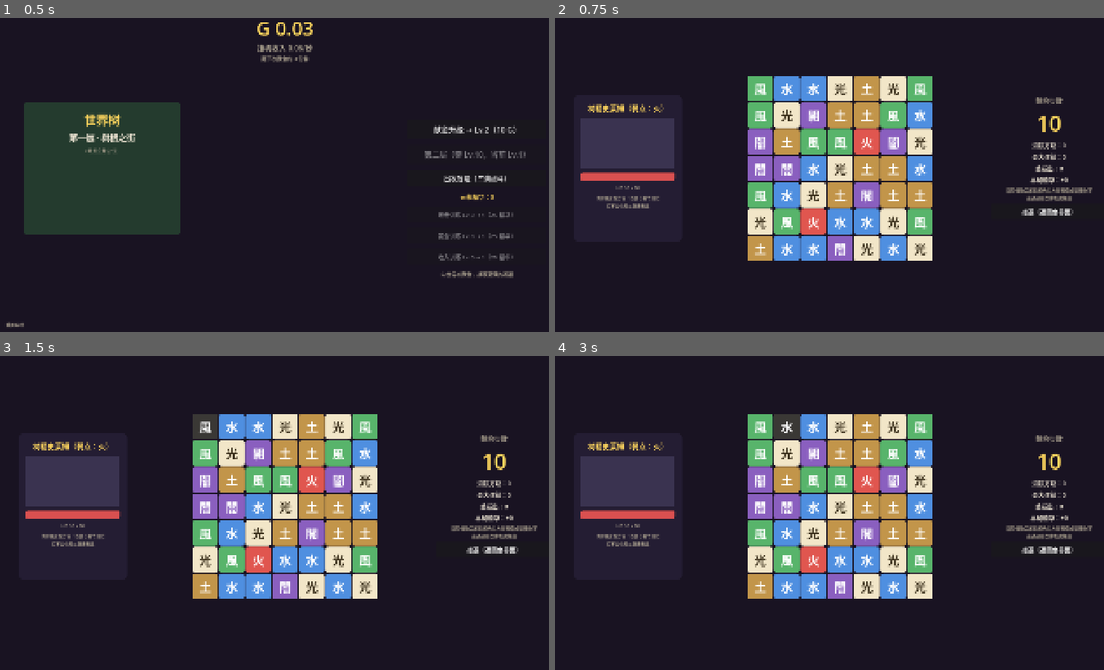
Above: before the commit, frames 1-4 (two rows, left to right).
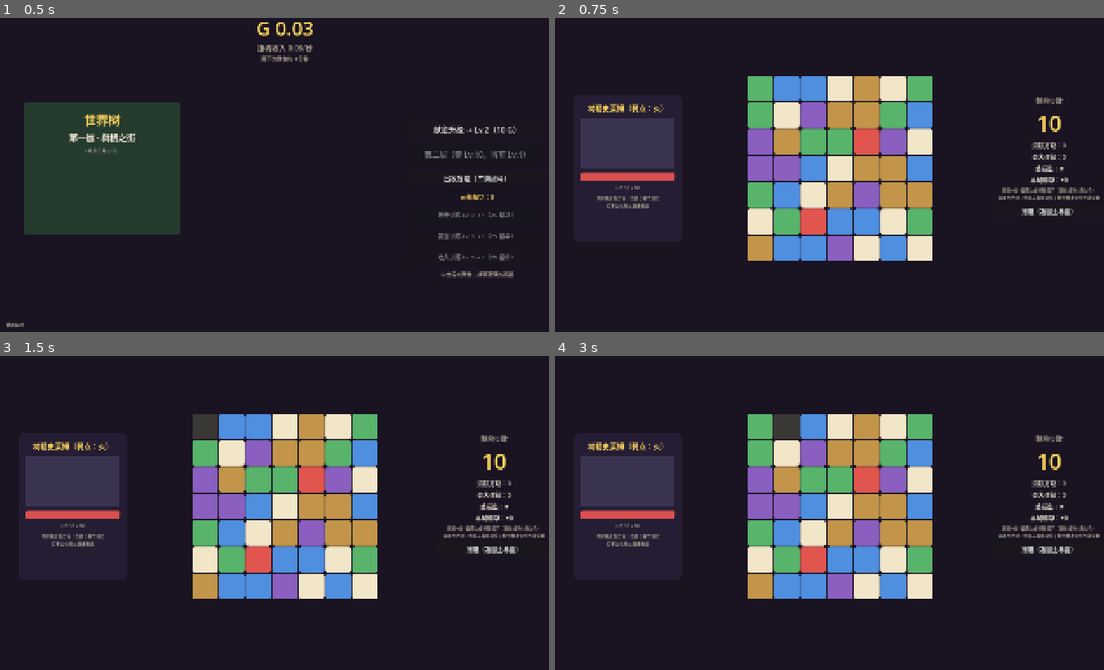
Above: after the commit, the same moments.

Repository: MengUkal/--Idle-simulation-management-self-test
Game: Godot game, scene res://scenes/main/main.tscn
Same seed, same stepped clock (60 frames per second), same inputs: the game is played once before the commit and once after it.
Inputs (mouse positions are in pixels of both pictures, inside the frame that each line leads up to):
- Up to frame 1 (0.5 s): no input
- Up to frame 2 (0.75 s): click "出发冒险（三消战斗）" at 0.5 s
- Up to frame 3 (1.5 s): click (203, 425) at 1.25 s, where only the run before the commit has a clickable "風"
- Up to frame 4 (3 s): click (758, 425) at 2.02 s; click (785, 425) at 2.75 s, where only the run before the commit has a clickable "水"

Frame 1 is identical in both runs. In frame 2, 3.0% of the frame differs, in the area x 36-100%, y 20-76%; in frame 3, 3.0%; in frame 4, 3.0%.

Commit message:
feat(M2.7): special tiles - full Anipop-style set (approved option B)
- board data now carries element + special type (line_h/line_v/bomb/bird per tile)
- shape detection: 4-run=line, L/T=bomb, 5-run=magic bird (bird unmatchable, swap-only)
- activation + chain propagation queue (specials detonate when swept)
- all 6 combos: line+line cross, line+bomb 3rows/3cols, bomb+bomb 5x5,
  bird+line/bird+bomb board-wide transforms, bird+bird board wipe
- battle UI: special markers on tiles (arrow/bomb glyphs, golden bird), hint updated
- match3_test +10 special cases (shapes, activation, combos, chain) all green
- sim AI special-aware; one soft flag (floor2 kill 55% vs AI approx, human play expected higher)
- self-count fix: detonating special tile itself now counted as cleared (was undercounting damage)

Diff:
--- a/scenes/battle/battle.gd
+++ b/scenes/battle/battle.gd
@@ -43,6 +43,7 @@
 var _retreat_confirm: Control
 var _toast: Label
 var _toast_tween: Tween
+var _bird_sb: StyleBoxFlat
 
 
 func _process(delta: float) -> void:
@@ -167,7 +168,7 @@
 	_stat_chain = _make_label(box, "", 20)
 	_stat_damage = _make_label(box, "", 20)
 	_stat_ep = _make_label(box, "", 20)
-	var hint := _make_label(box, "消除怪物弱属性颜色的方块可造成双倍伤害\n连锁越高伤害加成越高", 15, COL_DIM)
+	var hint := _make_label(box, "四连/L形/五连生成特殊棋子（直线/爆炸/魔力鸟）\n弱属性方块：伤害与精华双倍；特效被波及会连锁引爆", 14, COL_DIM)
 	hint.autowrap_mode = TextServer.AUTOWRAP_WORD_SMART
 	var retreat := Button.new()
 	retreat.text = "撤退（返回主界面）"
@@ -347,10 +348,43 @@
 		for c in Balance.BOARD_SIZE:
 			var b: Button = tiles[r][c]
 			var v: int = board.grid[r][c]
-			b.text = Balance.ELEMENT_NAMES[v]
-			b.add_theme_stylebox_override("normal", _tile_style(v))
-			b.add_theme_color_override("font_color", Balance.ELEMENT_TEXT_COLORS[v])
-			b.modulate = Color(1.4, 1.4, 1.15) if selected == Vector2i(c, r) else Color.WHITE
+			var sp: int = board.special_at(r, c)
+			var text: String
+			var col: Color
+			if sp == Match3Board.SPECIAL_BIRD or v == Match3Board.BIRD_ELEM:
+				text = "神鸟"
+				col = COL_GOLD
+				b.add_theme_stylebox_override("normal", _bird_style())
+				b.add_theme_font_size_override("font_size", 26)
+			else:
+				text = Balance.ELEMENT_NAMES[v]
+				col = Balance.ELEMENT_TEXT_COLORS[v]
+				match sp:
+					Match3Board.SPECIAL_LINE_H:
+						text += "↔"
+					Match3Board.SPECIAL_LINE_V:
+						text += "↕"
+					Match3Board.SPECIAL_BOMB:
+						text += "◎"
+				b.add_theme_stylebox_override("normal", _tile_style(v))
+				b.add_theme_font_size_override("font_size", 30 if sp != Match3Board.SPECIAL_NONE else 40)
+			b.add_theme_color_override("font_color", col)
+			if selected == Vector2i(c, r):
+				b.modulate = Color(1.4, 1.4, 1.15)
+			elif sp != Match3Board.SPECIAL_NONE:
+				b.modulate = Color(1.25, 1.25, 0.9)
+			else:
+				b.modulate = Color.WHITE
+
+
+func _bird_style() -> StyleBoxFlat:
+	if _bird_sb == null:
+		_bird_sb = StyleBoxFlat.new()
+		_bird_sb.bg_color = Color("3a2f55")
+		_bird_sb.set_corner_radius_all(10)
+		_bird_sb.border_color = COL_GOLD
+		_bird_sb.set_border_width_all(3)
+	return _bird_sb
 
 
 func _refresh_hud() -> void:
--- a/scripts/match3/match3_board.gd
+++ b/scripts/match3/match3_board.gd
@@ -1,13 +1,27 @@
 class_name Match3Board
 ## 纯逻辑三消棋盘：不依赖任何 Godot 节点/自动加载单例，便于无头测试。
 ## 坐标约定：Vector2i(x=列, y=行)；grid[行][列]；行 0 为最上行，行 size-1 为最下行。
-## 值 = 元素索引 0..kinds-1，EMPTY = -1（正在消除/下落中）。
+##
+## 特殊棋子（参考开心消消乐，2026-10-09 拍板全套实装，规则有简化）：
+##   直线(4连)——横4连生成 LINE_H 清本行，竖4连生成 LINE_V 清本列（简化：不随交换方向变化）
+##   爆炸(L/T 形)——清自身周围 3×3
+##   魔力鸟(5连直线)——与任意普通块交换 → 清全场该颜色；被其他消除波及则白白消失
+##   组合技：交换两颗特效时触发（见 _resolve_combo）
+## 简化项：直线方向不随交换方向变化；重洗兜底会丢失特效（罕见）。
 
 const EMPTY := -1
+const BIRD_ELEM := -2            # grid 值：魔力鸟（不可被颜色匹配）
+
+const SPECIAL_NONE := 0
+const SPECIAL_LINE_H := 1        # 清整行
+const SPECIAL_LINE_V := 2        # 清整列
+const SPECIAL_BOMB := 3          # 清 3×3
+const SPECIAL_BIRD := 4          # 魔力鸟
 
 var size := 7
 var kinds := 6
-var grid: Array = []
+var grid: Array = []             # grid[行][列] = 元素 0..kinds-1；EMPTY=-1；魔力鸟=BIRD_ELEM
+var specials: Array = []         # specials[行][列] = SPECIAL_*（与 grid 平行）
 var rng := RandomNumberGenerator.new()
 
 
@@ -17,13 +31,17 @@
 	rng.randomize()
 
 
-## 随机生成开局棋盘，保证没有现成三连。
+## 随机生成开局棋盘（全普通棋子，无现成三连）。
 func setup() -> void:
 	grid.clear()
+	specials.clear()
 	for r in size:
 		var row := []
+		var srow := []
 		row.resize(size)
+		srow.resize(size)
 		grid.append(row)
+		specials.append(srow)
 		for c in size:
 			var v := rng.randi_range(0, kinds - 1)
 			var guard := 0
@@ -31,41 +49,34 @@
 				v = rng.randi_range(0, kinds - 1)
 				guard += 1
 			row[c] = v
+			srow[c] = SPECIAL_NONE
 
 
 static func are_adjacent(a: Vector2i, b: Vector2i) -> bool:
 	return absi(a.x - b.x) + absi(a.y - b.y) == 1
 
 
-## 试图交换两格：
-## - 不相邻，或交换后无消除 → 自动还原，返回 {"ok": false}
-## - 有效 → 完成全部消除+重力+补牌（含连锁），返回战报 {"ok", "cleared", "chains", "cleared_per_chain"}
-func try_swap(a: Vector2i, b: Vector2i) -> Dictionary:
-	if not are_adjacent(a, b):
-		return {"ok": false}
-	swap_cells(a, b)
-	if find_matches().is_empty():
-		swap_cells(a, b)  # 无效交换，还原
-		return {"ok": false}
-	var report := _resolve_board()
-	report["ok"] = true
-	return report
+func special_at(r: int, c: int) -> int:
+	return specials[r][c]
 
 
 func swap_cells(a: Vector2i, b: Vector2i) -> void:
 	var t: int = grid[a.y][a.x]
 	grid[a.y][a.x] = grid[b.y][b.x]
 	grid[b.y][b.x] = t
-
-
-## 找出所有属于 ≥3 连的格子。
+	var ts: int = specials[a.y][a.x]
+	specials[a.y][a.x] = specials[b.y][b.x]
+	specials[b.y][b.x] = ts
+
+
+## 找出所有属于 ≥3 连的格子（魔力鸟/空格不参与颜色匹配）。
 func find_matches() -> Array[Vector2i]:
 	var result := {}
 	for r in size:
 		var c := 0
 		while c < size:
 			var v: int = grid[r][c]
-			if v == EMPTY:
+			if v < 0:
 				c += 1
 				continue
 			var e := c + 1
@@ -79,7 +90,7 @@
 		var r := 0
 		while r < size:
 			var v: int = grid[r][c]
-			if v == EMPTY:
+			if v < 0:
 				r += 1
 				continue
 			var e := r + 1
@@ -95,8 +106,15 @@
 	return out
 
 
-## 返回一个可行交换 [a, b]；无可行交换返回 []。
+## 返回一个可行交换 [a, b]；无可行交换返回 []。特效块参与的交换永远有效。
 func find_any_move() -> Array:
+	for r in size:
+		for c in size:
+			if special_at(r, c) != SPECIAL_NONE:
+				for d0: Vector2i in [Vector2i(1, 0), Vector2i(0, 1), Vector2i(-1, 0), Vector2i(0, -1)]:
+					var nb := Vector2i(c, r) + d0
+					if nb.x >= 0 and nb.y >= 0 and nb.x < size and nb.y < size:
+						return [Vector2i(c, r), nb]
 	for r in size:
 		for c in size:
 			for d: Vector2i in [Vector2i(1, 0), Vector2i(0, 1)]:
@@ -112,7 +130,7 @@
 	return []
 
 
-## 若无可行交换则重洗棋盘；返回是否发生了重洗。
+## 若无可行交换则重洗棋盘（注意：重洗会丢失特效）；返回是否发生了重洗。
 func ensure_playable() -> bool:
 	for attempt in 16:
 		if not find_any_move().is_empty():
@@ -121,24 +139,319 @@
 	return false
 
 
-# ---------- 内部 ----------
-
-func _resolve_board() -> Dictionary:
-	## 战报：cleared = 被消格子；chains = 连锁波数；waves = 每波 [{cell, element}]（供属性克制结算）
-	var total_cleared := {}
-	var waves: Array = []
+## 试图交换两格。返回 {"ok", "cleared", "chains", "waves"}（waves 元素为 {cell, element}）。
+## 分支：特效+特效=组合技；魔力鸟+普通=全场同色消除；直线/爆炸+普通=激活特效；
+## 普通+普通=颜色匹配（无消除则还原）。
+func try_swap(a: Vector2i, b: Vector2i) -> Dictionary:
+	if not are_adjacent(a, b):
+		return {"ok": false}
+	var sa := special_at(a.y, a.x)
+	var sb := special_at(b.y, b.x)
+	# —— 特效 + 特效：组合技 ——
+	if sa != SPECIAL_NONE and sb != SPECIAL_NONE:
+		var waves_c: Array = []
+		_resolve_combo(a, b, sa, sb, waves_c)
+		_cascade(waves_c)
+		return _report(waves_c)
+	# —— 魔力鸟 + 普通：全场同色消除 ——
+	if sa == SPECIAL_BIRD or sb == SPECIAL_BIRD:
+		var bird_cell := a if sa == SPECIAL_BIRD else b
+		var other := b if sa == SPECIAL_BIRD else a
+		var waves_b: Array = []
+		var wave: Array = []
+		var queue: Array = []
+		wave.append({"cell": bird_cell, "element": _remove_cell(bird_cell)})
+		var color: int = grid[other.y][other.x]
+		wave.append({"cell": other, "element": _remove_cell(other)})
+		if color >= 0:
+			for r in size:
+				for c in size:
+					if grid[r][c] == color:
+						var cell := Vector2i(c, r)
+						var sp := special_at(r, c)
+						wave.append({"cell": cell, "element": _remove_cell(cell)})
+						if sp >= SPECIAL_LINE_H and sp <= SPECIAL_BOMB:
+							queue.append([cell, sp])
+		_expand_chain(queue, wave)
+		waves_b.append(wave)
+		_cascade(waves_b)
+		return _report(waves_b)
+	# —— 直线/爆炸 + 普通：激活特效 ——
+	if sa != SPECIAL_NONE or sb != SPECIAL_NONE:
+		var sp := sa if sa != SPECIAL_NONE else sb
+		var sp_cell := a if sa != SPECIAL_NONE else b
+		var other2 := b if sa != SPECIAL_NONE else a
+		var waves_s: Array = []
+		var wave_s: Array = []
+		wave_s.append({"cell": other2, "element": _remove_cell(other2)})
+		waves_s.append(wave_s)
+		var queue: Array = [[sp_cell, sp]]
+		_expand_chain(queue, wave_s)
+		_cascade(waves_s)
+		return _report(waves_s)
+	# —— 普通 + 普通：颜色匹配 ——
+	swap_cells(a, b)
+	var matches := find_matches()
+	if matches.is_empty():
+		swap_cells(a, b)  # 无效交换，还原
+		return {"ok": false}
+	var waves_n: Array = []
+	_process_match_wave(matches, waves_n)
+	_cascade(waves_n)
+	return _report(waves_n)
+
+
+# ---------- 解析内部 ----------
+
+func _report(waves: Array) -> Dictionary:
+	var total := {}
+	for w in waves:
+		for e in w:
+			total[e["cell"]] = true
+	return {"ok": true, "cleared": total.keys(), "chains": waves.size(), "waves": waves}
+
+
+## 消除一格并返回其元素（同时清特效标记）。
+func _remove_cell(cell: Vector2i) -> int:
+	var el: int = grid[cell.y][cell.x]
+	grid[cell.y][cell.x] = EMPTY
+	specials[cell.y][cell.x] = SPECIAL_NONE
+	return el
+
+
+## 重力补牌后再匹配，循环直到无消除（每波含形状检测与特效连锁）。
+func _cascade(waves: Array) -> void:
 	while true:
+		_apply_gravity_and_refill()
 		var matches := find_matches()
 		if matches.is_empty():
 			break
-		var wave: Array = []
-		for cell in matches:
-			wave.append({"cell": cell, "element": grid[cell.y][cell.x]})
-			grid[cell.y][cell.x] = EMPTY
-			total_cleared[cell] = true
-		waves.append(wave)
-		_apply_gravity_and_refill()
-	return {"cleared": total_cleared.keys(), "chains": waves.size(), "waves": waves}
+		_process_match_wave(matches, waves)
+
+
+## 展开连锁：队列项为 [cell, sp]（sp 在入队前读取），引爆特效并把被波及的特效继续入队。
+func _expand_chain(queue: Array, wave: Array) -> void:
+	var triggered := {}
+	while queue.size() > 0:
+		var item: Array = queue.pop_back()
+		var cell: Vector2i = item[0]
+		var sp: int = item[1]
+		if sp < SPECIAL_LINE_H or sp > SPECIAL_BOMB:
+			continue
+		if triggered.has(cell):
+			continue
+		triggered[cell] = true
+		# 特效本体计入消除（若仍在棋盘上且未计入过本波）
+		if grid[cell.y][cell.x] != EMPTY and not _wave_has(wave, cell):
+			wave.append({"cell": cell, "element": _remove_cell(cell)})
+		var swept := _special_sweep_cells(cell, sp)
+		for sc in swept:
+			if sc == cell:
+				continue
+			if grid[sc.y][sc.x] == EMPTY:
+				continue
+			if _wave_has(wave, sc):
+				continue
+			var sc_sp := special_at(sc.y, sc.x)
+			wave.append({"cell": sc, "element": _remove_cell(sc)})
+			if sc_sp >= SPECIAL_LINE_H and sc_sp <= SPECIAL_BOMB:
+				queue.append([sc, sc_sp])
+
+
+func _wave_has(wave: Array, cell: Vector2i) -> bool:
+	for w in wave:
+		if w["cell"] == cell:
+			return true
+	return false
+
+
+## 直线/爆炸的波及范围（含自身）。
+func _special_sweep_cells(cell: Vector2i, sp: int) -> Array:
+	var out: Array = []
+	match sp:
+		SPECIAL_LINE_H:
+			for c in size:
+				out.append(Vector2i(c, cell.y))
+		SPECIAL_LINE_V:
+			for r in size:
+				out.append(Vector2i(cell.x, r))
+		SPECIAL_BOMB:
+			for r in range(cell.y - 1, cell.y + 2):
+				for c in range(cell.x - 1, cell.x + 2):
+					if r >= 0 and r < size and c >= 0 and c < size:
+						out.append(Vector2i(c, r))
+	out.append(cell)
+	return out
+
+
+## 处理一波颜色匹配：形状检测生成特效（4连直线/LT爆炸/5连魔力鸟），连锁展开。
+func _process_match_wave(matches: Array[Vector2i], waves: Array) -> void:
+	var spawns := _detect_special_spawns(matches)
+	var spawn_cells := {}
+	for sp in spawns:
+		spawn_cells[sp["cell"]] = sp["special"]
+	var wave: Array = []
+	var queue: Array = []
+	for cell in matches:
+		if spawn_cells.has(cell):
+			continue
+		var sp := special_at(cell.y, cell.x)
+		wave.append({"cell": cell, "element": _remove_cell(cell)})
+		if sp >= SPECIAL_LINE_H and sp <= SPECIAL_BOMB:
+			queue.append([cell, sp])
+	for sp in spawns:
+		var cell: Vector2i = sp["cell"]
+		specials[cell.y][cell.x] = sp["special"]
+	_expand_chain(queue, wave)
+	waves.append(wave)
+
+
+## 形状检测：对本波消除的格子按颜色分组，判定应生成的特效。
+## 优先级：5 连直线=魔力鸟 > L/T 交点=爆炸 > 4 连=直线。每色最多生成一个。
+func _detect_special_spawns(cells: Array[Vector2i]) -> Array:
+	var by_elem := {}
+	for cell in cells:
+		var el: int = grid[cell.y][cell.x]
+		if el < 0:
+			continue
+		if not by_elem.has(el):
+			by_elem[el] = {}
+		by_elem[el][cell] = true
+	var spawns: Array = []
+	for el in by_elem.keys():
+		var gset: Dictionary = by_elem[el]
+		var h_runs := _collect_runs(gset, true)
+		var v_runs := _collect_runs(gset, false)
+		# 5 连直线 → 魔力鸟
+		var bird_done := false
+		for run in h_runs:
+			if run.size() >= 5 and not bird_done:
+				spawns.append({"cell": run[int(run.size() / 2.0)], "special": SPECIAL_BIRD})
+				bird_done = true
+		for run in v_runs:
+			if run.size() >= 5 and not bird_done:
+				spawns.append({"cell": run[int(run.size() / 2.0)], "special": SPECIAL_BIRD})
+				bird_done = true
+		if bird_done:
+			continue
+		# L/T 交点 → 爆炸
+		var intersection := Vector2i(-1, -1)
+		for h in h_runs:
+			for cell in h:
+				for v in v_runs:
+					if v.has(cell):
+						intersection = cell
+						break
+				if intersection.x >= 0:
+					break
+			if intersection.x >= 0:
+				break
+		if intersection.x >= 0:
+			spawns.append({"cell": intersection, "special": SPECIAL_BOMB})
+			continue
+		# 4 连 → 直线（横4连=清行，竖4连=清列）
+		var made := false
+		for run in h_runs:
+			if run.size() == 4:
+				spawns.append({"cell": run[1], "special": SPECIAL_LINE_H})
+				made = true
+				break
+		if not made:
+			for run in v_runs:
+				if run.size() == 4:
+					spawns.append({"cell": run[1], "special": SPECIAL_LINE_V})
+					made = true
+					break
+	return spawns
+
+
+## 收集同色格子集合中的全部直线 run（横向或纵向），长度 ≥3。
+func _collect_runs(gset: Dictionary, horizontal: bool) -> Array:
+	var runs: Array = []
+	var counted := {}
+	for cell in gset.keys():
+		if counted.has(cell):
+			continue
+		var back := Vector2i(cell.x - 1, cell.y) if horizontal else Vector2i(cell.x, cell.y - 1)
+		if gset.has(back):
+			continue  # 不是 run 起点
+		var run: Array = []
+		var cur: Vector2i = cell
+		while gset.has(cur):
+			counted[cur] = true
+			run.append(cur)
+			cur = Vector2i(cur.x + 1, cur.y) if horizontal else Vector2i(cur.x, cur.y + 1)
+		if run.size() >= 3:
+			runs.append(run)
+	return runs
+
+
+## 组合技（交换两颗特效）。六种组合对齐开心消消乐。
+func _resolve_combo(a: Vector2i, b: Vector2i, sa: int, sb: int, waves: Array) -> void:
+	var wave: Array = []
+	var queue: Array = []
+	var cells := {}
+	var ea: int = grid[a.y][a.x]
+	var eb: int = grid[b.y][b.x]
+	var bird := sa == SPECIAL_BIRD or sb == SPECIAL_BIRD
+	var line := sa == SPECIAL_LINE_H or sa == SPECIAL_LINE_V or sb == SPECIAL_LINE_H or sb == SPECIAL_LINE_V
+	var bomb := sa == SPECIAL_BOMB or sb == SPECIAL_BOMB
+	if bird and line:
+		# 魔力鸟+直线：全场该颜色全部变直线并引爆
+		var color := eb if sa == SPECIAL_BIRD else ea
+		for r in size:
+			for c in size:
+				if grid[r][c] == color:
+					var t := SPECIAL_LINE_H if (c + r) % 2 == 0 else SPECIAL_LINE_V
+					specials[r][c] = t
+					queue.append([Vector2i(c, r), t])
+	elif bird and bomb:
+		# 魔力鸟+爆炸：全场该颜色全部变爆炸并引爆
+		var color2 := eb if sa == SPECIAL_BIRD else ea
+		for r in size:
+			for c in size:
+				if grid[r][c] == color2:
+					specials[r][c] = SPECIAL_BOMB
+					queue.append([Vector2i(c, r), SPECIAL_BOMB])
+	elif bird and bird:
+		# 魔力鸟+魔力鸟：全场清空
+		for r in size:
+			for c in size:
+				cells[Vector2i(c, r)] = true
+	elif line and bomb:
+		# 直线+爆炸：以爆炸格为中心的 3 列 + 以直线格为中心的 3 行
+		var bomb_cell := a if sa == SPECIAL_BOMB else b
+		var line_cell := a if sa == SPECIAL_LINE_H or sa == SPECIAL_LINE_V else b
+		for dc in range(-1, 2):
+			for r in size:
+				cells[Vector2i(clampi(bomb_cell.x + dc, 0, size - 1), r)] = true
+		for dr in range(-1, 2):
+			for c in size:
+				cells[Vector2i(c, clampi(line_cell.y + dr, 0, size - 1))] = true
+	elif line and line:
+		# 直线+直线：十字（一行 + 一列）
+		for c in size:
+			cells[Vector2i(c, a.y)] = true
+		for r in size:
+			cells[Vector2i(b.x, r)] = true
+	elif bomb and bomb:
+		# 爆炸+爆炸：5×5 大爆炸（以 a 为中心）
+		for r in range(a.y - 2, a.y + 3):
+			for c in range(a.x - 2, a.x + 3):
+				if r >= 0 and r < size and c >= 0 and c < size:
+					cells[Vector2i(c, r)] = true
+	# 两颗本体必消
+	cells[a] = true
+	cells[b] = true
+	for cell in cells.keys():
+		if grid[cell.y][cell.x] == EMPTY:
+			continue
+		var sp_before := special_at(cell.y, cell.x)
+		wave.append({"cell": cell, "element": _remove_cell(cell)})
+		if sp_before >= SPECIAL_LINE_H and sp_before <= SPECIAL_BOMB:
+			queue.append([cell, sp_before])
+	_expand_chain(queue, wave)
+	waves.append(wave)
 
 
 func _apply_gravity_and_refill() -> void:
@@ -147,9 +460,12 @@
 		for r in range(size - 1, -1, -1):
 			if grid[r][c] != EMPTY:
 				grid[write][c] = grid[r][c]
+				specials[write][c] = specials[r][c]
+				specials[r][c] = SPECIAL_NONE
 				write -= 1
 		for r in range(write, -1, -1):
 			grid[r][c] = rng.randi_range(0, kinds - 1)
+			specials[r][c] = SPECIAL_NONE
 
 
 ## 生成期检查：在 (r,c) 放 v 是否与左侧/上方构成三连（右侧下方尚未填充）。
--- a/tests/match3_test.gd
+++ b/tests/match3_test.gd
@@ -24,10 +24,22 @@
 	_test_find_matches()
 	_test_swap_rules()
 	_test_resolve()
+	_test_specials()
 	_test_find_any_move()
 	print("---")
 	print("结果：%d 项失败" % _fails)
 	quit(1 if _fails > 0 else 0)
+
+
+## 直接注入棋盘（并初始化平行的特效数组为无特效）
+func _grid_only(b: Match3Board, g: Array) -> void:
+	b.grid = g
+	b.specials = []
+	for r in b.size:
+		var srow := []
+		srow.resize(b.size)
+		srow.fill(Match3Board.SPECIAL_NONE)
+		b.specials.append(srow)
 
 
 func _test_setup() -> void:
@@ -47,7 +59,7 @@
 
 func _test_find_matches() -> void:
 	var b := Match3Board.new(3, 6)
-	b.grid = [[1, 1, 1], [2, 3, 4], [5, 6, 2]]
+	_grid_only(b, [[1, 1, 1], [2, 3, 4], [5, 6, 2]])
 	var m: Array[Vector2i] = b.find_matches()
 	check("横向三连检出 3 格", m.size(), 3)
 	var on_top_row := true
@@ -56,7 +68,7 @@
 			on_top_row = false
 	check("三连位于第 0 行", on_top_row, true)
 	# 竖向
-	b.grid = [[2, 1, 3], [2, 1, 4], [2, 5, 6]]
+	_grid_only(b, [[2, 1, 3], [2, 1, 4], [2, 5, 6]])
 	m = b.find_matches()
 	check("竖向三连检出 3 格", m.size(), 3)
 	var on_col0 := true
@@ -69,7 +81,7 @@
 func _test_swap_rules() -> void:
 	# 无三连棋盘：交换后无消除 → 自动还原
 	var b := Match3Board.new(3, 6)
-	b.grid = [[1, 2, 3], [2, 3, 1], [3, 1, 2]]
+	_grid_only(b, [[1, 2, 3], [2, 3, 1], [3, 1, 2]])
 	var rep: Dictionary = b.try_swap(Vector2i(0, 0), Vector2i(1, 0))
 	check("无效交换返回 ok=false", rep.get("ok", true), false)
 	check("无效交换已还原", b.grid[0][0], 1)
@@ -83,7 +95,7 @@
 	# 构造：把 (2,1) 的 4 换到 (2,0) 使首行成 [4,4,4]
 	var b := Match3Board.new(3, 6)
 	b.rng.seed = 20261009  # 固定补牌随机序列，保证可复现
-	b.grid = [[4, 4, 5], [1, 2, 4], [2, 1, 2]]
+	_grid_only(b, [[4, 4, 5], [1, 2, 4], [2, 1, 2]])
 	var rep: Dictionary = b.try_swap(Vector2i(2, 0), Vector2i(2, 1))
 	check("有效交换返回 ok=true", rep.get("ok", false), true)
 	var cleared: Array = rep["cleared"]
@@ -111,7 +123,107 @@
 	check("结算后无残留三连", b.find_matches().is_empty(), true)
 
 
+func _test_specials() -> void:
+	# —— 形状检测：4 连 → 直线 ——
+	var b := Match3Board.new(5, 6)
+	_grid_only(b, [[1, 1, 1, 1, 2], [2, 3, 2, 3, 1], [3, 2, 3, 2, 3], [2, 3, 2, 3, 1], [3, 2, 3, 2, 3]])
+	var cells4: Array[Vector2i] = [Vector2i(0, 0), Vector2i(1, 0), Vector2i(2, 0), Vector2i(3, 0)]
+	var spawns4: Array = b._detect_special_spawns(cells4)
+	check("4 连生成直线特效", spawns4.size() == 1 and spawns4[0]["special"] == Match3Board.SPECIAL_LINE_H, true)
+
+	# —— 形状检测：L 形 → 爆炸 ——
+	var b2 := Match3Board.new(4, 6)
+	_grid_only(b2, [[1, 1, 1, 2], [1, 3, 2, 3], [1, 2, 3, 2], [2, 3, 2, 3]])
+	var cells_l: Array[Vector2i] = [
+		Vector2i(0, 0), Vector2i(1, 0), Vector2i(2, 0), Vector2i(0, 1), Vector2i(0, 2),
+	]
+	var spawns_l: Array = b2._detect_special_spawns(cells_l)
+	check("L 形生成爆炸特效", spawns_l.size() == 1 and spawns_l[0]["special"] == Match3Board.SPECIAL_BOMB, true)
+
+	# —— 形状检测：5 连 → 魔力鸟 ——
+	var b3 := Match3Board.new(5, 6)
+	_grid_only(b3, [[1, 1, 1, 1, 1], [2, 3, 2, 3, 2], [3, 2, 3, 2, 3], [2, 3, 2, 3, 2], [3, 2, 3, 2, 3]])
+	var cells5: Array[Vector2i] = [
+		Vector2i(0, 0), Vector2i(1, 0), Vector2i(2, 0), Vector2i(3, 0), Vector2i(4, 0),
+	]
+	var spawns5: Array = b3._detect_special_spawns(cells5)
+	check("5 连生成魔力鸟", spawns5.size() == 1 and spawns5[0]["special"] == Match3Board.SPECIAL_BIRD, true)
+
+	# —— 直线特效激活：清整行 ——
+	var b4 := Match3Board.new(3, 6)
+	_grid_only(b4, [[1, 2, 3], [4, 5, 1], [2, 1, 3]])
+	b4.specials[0][0] = Match3Board.SPECIAL_LINE_H
+	var rep_line: Dictionary = b4.try_swap(Vector2i(0, 0), Vector2i(1, 0))
+	check("直线特效激活 ok", rep_line.get("ok", false), true)
+	var line_cleared: Array = rep_line["cleared"]
+	var row0_gone := true
+	for cell in [Vector2i(0, 0), Vector2i(1, 0), Vector2i(2, 0)]:
+		if not line_cleared.has(cell):
+			row0_gone = false
+	check("直线特效清除整行", row0_gone, true)
+
+	# —— 爆炸特效激活：清 3×3 ——
+	var b5 := Match3Board.new(3, 6)
+	_grid_only(b5, [[1, 2, 3], [4, 5, 0], [1, 2, 1]])
+	b5.specials[1][1] = Match3Board.SPECIAL_BOMB
+	var rep_bomb: Dictionary = b5.try_swap(Vector2i(1, 1), Vector2i(2, 1))
+	check("爆炸特效激活 ok", rep_bomb.get("ok", false), true)
+	var bomb_cleared: Array = rep_bomb["cleared"]
+	var area_gone := bomb_cleared.has(Vector2i(0, 0)) and bomb_cleared.has(Vector2i(2, 2)) and bomb_cleared.has(Vector2i(1, 1))
+	check("爆炸特效清除 3×3", area_gone, true)
+
+	# —— 魔力鸟 + 普通：清全场同色 ——
+	var b6 := Match3Board.new(3, 6)
+	_grid_only(b6, [[1, 3, 2], [3, 3, 1], [2, 1, 3]])
+	b6.grid[0][0] = Match3Board.BIRD_ELEM
+	b6.specials[0][0] = Match3Board.SPECIAL_BIRD
+	var rep_bird: Dictionary = b6.try_swap(Vector2i(0, 0), Vector2i(0, 1))
+	check("魔力鸟+普通 ok", rep_bird.get("ok", false), true)
+	var bird_cleared: Array = rep_bird["cleared"]
+	var all_threes := true
+	for cell in [Vector2i(0, 1), Vector2i(1, 0), Vector2i(1, 1), Vector2i(2, 2)]:
+		if not bird_cleared.has(cell):
+			all_threes = false
+	check("魔力鸟清除全场同色", all_threes, true)
+
+	# —— 组合：直线 + 直线 = 十字 ——
+	# 注意坐标：specials[行][列]；LINE_H 放 (x=0,y=0)，LINE_V 放 (x=0,y=1)
+	var b7 := Match3Board.new(3, 6)
+	_grid_only(b7, [[1, 2, 3], [4, 5, 6], [2, 1, 2]])
+	b7.specials[0][0] = Match3Board.SPECIAL_LINE_H
+	b7.specials[1][0] = Match3Board.SPECIAL_LINE_V
+	var rep_ll: Dictionary = b7.try_swap(Vector2i(0, 0), Vector2i(0, 1))
+	check("直线+直线组合 ok", rep_ll.get("ok", false), true)
+	var ll_cleared: Array = rep_ll["cleared"]
+	check("十字清除行与列", ll_cleared.has(Vector2i(2, 0)) and ll_cleared.has(Vector2i(0, 2)), true)
+
+	# —— 组合：魔力鸟 + 魔力鸟 = 全场清空 ——
+	var b8 := Match3Board.new(3, 6)
+	_grid_only(b8, [[1, 2, 3], [4, 5, 1], [2, 1, 3]])
+	b8.grid[0][0] = Match3Board.BIRD_ELEM
+	b8.specials[0][0] = Match3Board.SPECIAL_BIRD
+	b8.grid[1][0] = Match3Board.BIRD_ELEM
+	b8.specials[1][0] = Match3Board.SPECIAL_BIRD
+	var rep_bb: Dictionary = b8.try_swap(Vector2i(0, 0), Vector2i(1, 0))
+	check("魔力鸟+魔力鸟组合 ok", rep_bb.get("ok", false), true)
+	check("全场清空连锁数 ≥1", rep_bb["chains"] >= 1, true)
+
+	# —— 连锁：三连波及爆炸特效 → 引爆 ——
+	var b9 := Match3Board.new(3, 6)
+	_grid_only(b9, [[0, 1, 0], [2, 2, 2], [0, 1, 0]])
+	b9.specials[1][2] = Match3Board.SPECIAL_BOMB  # (x=2, y=1) 在三连内
+	var rep_chain: Dictionary = b9.try_swap(Vector2i(0, 0), Vector2i(1, 0))
+	check("连锁引爆 ok", rep_chain.get("ok", false), true)
+	var chain_cleared: Array = rep_chain["cleared"]
+	var exploded := chain_cleared.has(Vector2i(1, 2)) and chain_cleared.has(Vector2i(2, 0))
+	check("三连波及爆炸特效并引爆", exploded, true)
+
+
 func _test_find_any_move() -> void:
 	var b := Match3Board.new(5, 4)
 	b.setup()
 	check("正常棋盘存在可行交换", b.find_any_move().size(), 2)
+	# 有特效的棋盘：特效参与的交换永远可行
+	_grid_only(b, [[1, 2, 3, 4, 1], [2, 3, 4, 1, 2], [3, 4, 1, 2, 3], [4, 1, 2, 3, 4], [1, 2, 3, 4, 1]])
+	b.specials[2][2] = Match3Board.SPECIAL_BOMB
+	check("特效存在时必可行交换", b.find_any_move().size(), 2)
--- a/tests/sim_test.gd
+++ b/tests/sim_test.gd
@@ -78,13 +78,29 @@
 					var score := 0.0
 					for cell in matches:
 						score += Balance.damage_multiplier(int(board.grid[cell.y][cell.x]), monster)
+					# 特效参与的交换永远有效（近似估值）
+					if board.special_at(a.y, a.x) != Match3Board.SPECIAL_NONE or board.special_at(b.y, b.x) != Match3Board.SPECIAL_NONE:
+						score = maxf(score, 2.5)
 					board.swap_cells(a, b)
 					if score > best_score:
 						best_score = score
 						best_a = a
 						best_b = b
 		if best_score < 0.0:
-			break  # 无有效交换
+			# 无颜色匹配可用时，激活场上任意直线/爆炸特效
+			var sp_found := false
+			for r2 in Balance.BOARD_SIZE:
+				for c2 in Balance.BOARD_SIZE:
+					var sp := board.special_at(r2, c2)
+					if sp >= Match3Board.SPECIAL_LINE_H and sp <= Match3Board.SPECIAL_BOMB and c2 + 1 < Balance.BOARD_SIZE:
+						best_a = Vector2i(c2, r2)
+						best_b = Vector2i(c2 + 1, r2)
+						sp_found = true
+						break
+				if sp_found:
+					break
+			if not sp_found:
+				break  # 无有效交换
 		var rep: Dictionary = board.try_swap(best_a, best_b)
 		if not rep.get("ok", false):
 			continue
Not shown, changed: docs/游戏设计文档.md
Not shown, added: docs/特殊棋子机制整理.md
